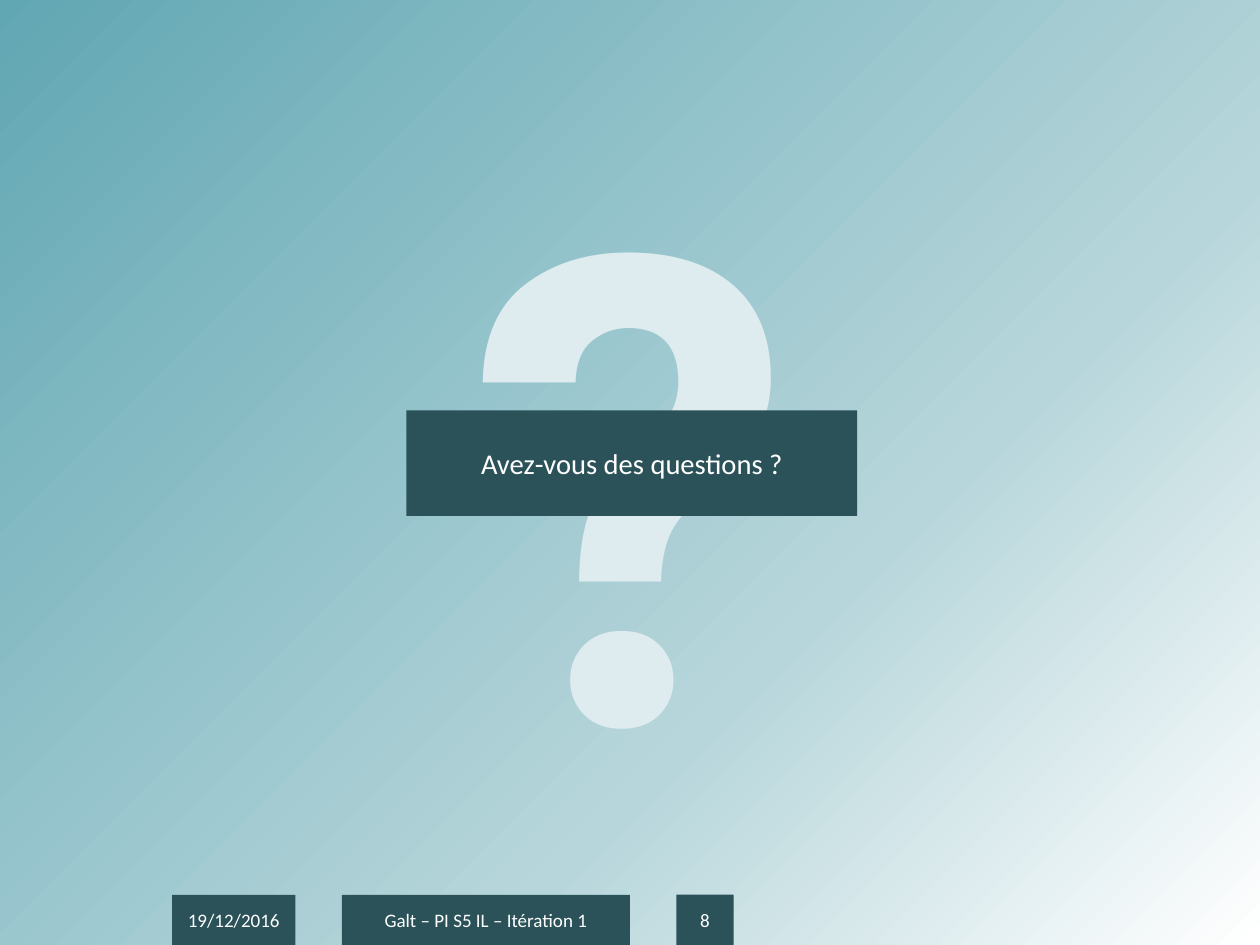
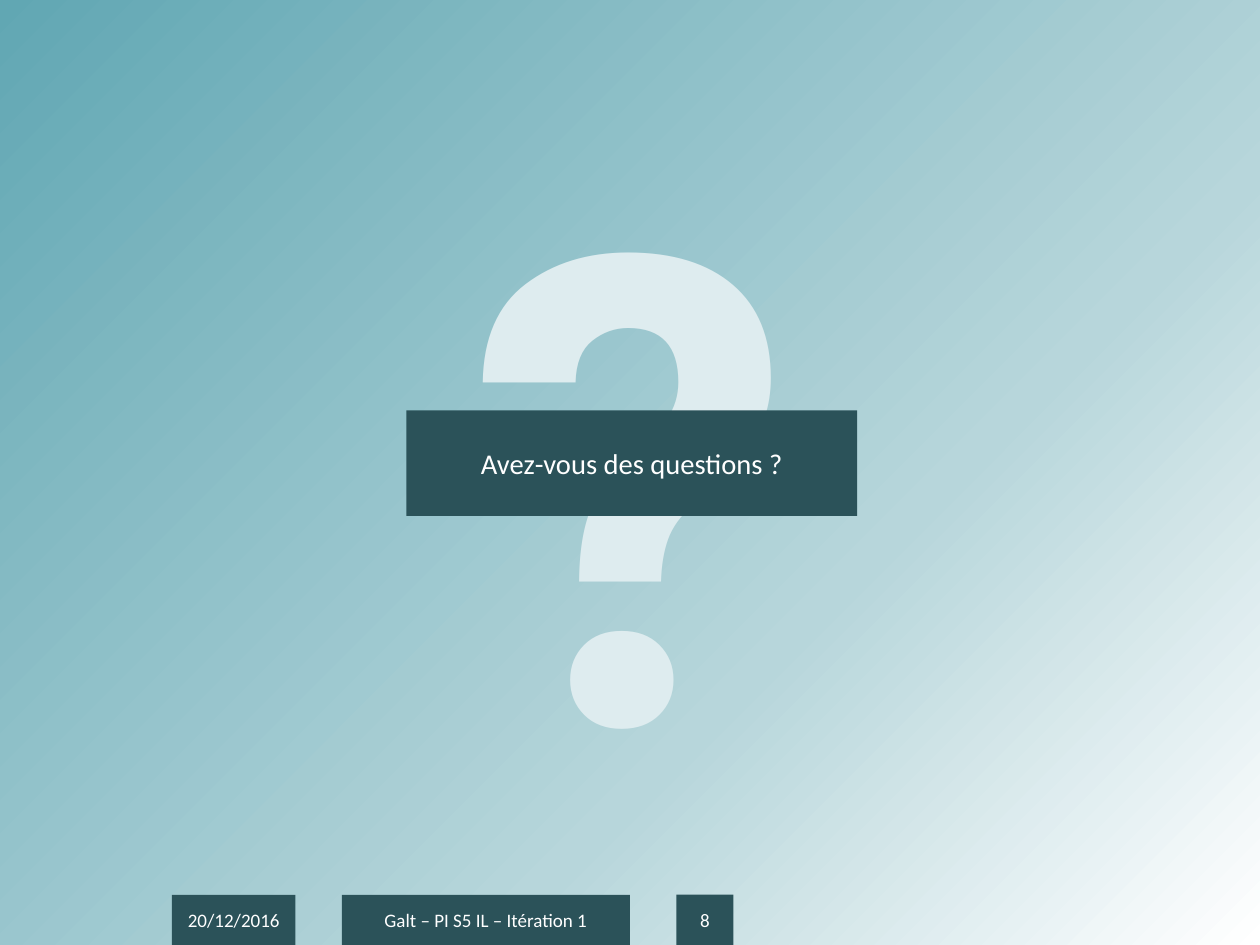
Before and after one commit to antonin-charrier/Project-Galt, a slide deck: slide 8 of Itérations/Présentation IT2.pptx. Drawn at 1260x945 pixels with LibreOffice and Linux fonts; fonts in the diff are those of the drawing; background and template pictures are left out. Boxes give left, top, right and bottom in pixels: in the first picture for what was removed or moved away, otherwise in the second. Text is boxed around its words. In the diff, an @@ line names an element or a change of style, - is before the commit and + after.

```diff
--- a/Itérations/Présentation IT2.pptx
+++ b/Itérations/Présentation IT2.pptx
@@ text in rectangle at (188, 914, 280, 928): text changed @@
-19/12/2016
+20/12/2016
```
Also in this commit, not shown: 7 other slides changed.
